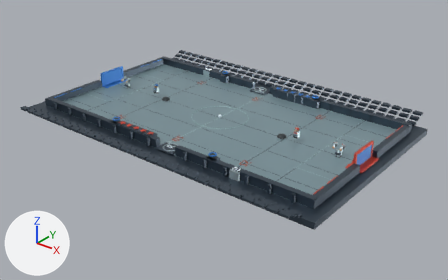
Renders of the Blender file assets/speedball.blend from each side of a commit.
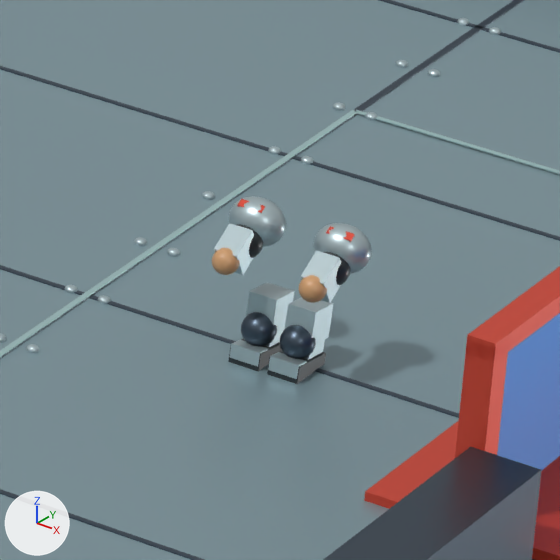
The first picture shows the older version from a camera (50 mm lens) standing at (48.3, -59.5, 33.8) and looking at (1.4, -0.9, -2.6). The close-ups show the older and then the newer version on the part from 70% to 81% of the width and 45% to 62% of the height of that picture. Only the edits that show in the close-ups are written down. Arrows for +X, +Y and +Z are at lower left; the lights stay in place.

Objects in the first close-up: 'End wall.002', 'Floor panel seam.004', 'Floor panel seam.008', 'Goal box.003', 'Goal crossbar.001', 'Goal floor.001', 'Goal upright.002', 'GoalShield_21', 'Playing surface', 'Silver shoulder pad.002', 'Silver shoulder pad.003', 'Thigh.003' and 36 more.
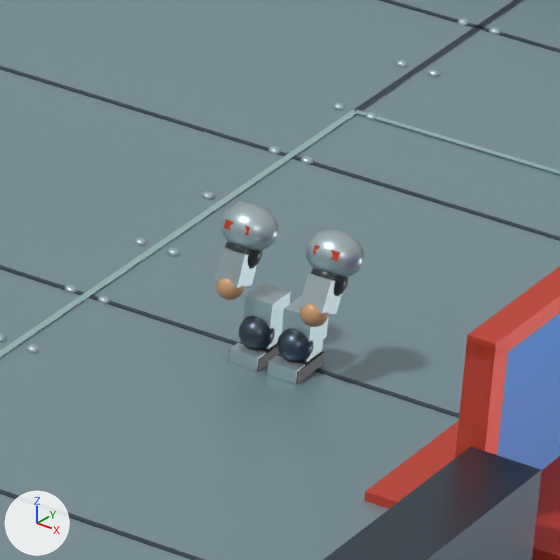
ob_athletepose_001 is not drawn itself; it is the parent of ob_abdominal_rib_002, ob_abdominal_rib_003, ob_arm_1_001, ob_arm__1_001, ob_brow_guard_001, ob_dark_eye_opening_001, ob_head_001, ob_helmet_crown_stripe_001.
ob_arm_1_001 is not drawn itself; it is the parent of ob_bicep_002, ob_forearm_armor_002, ob_hand_002, ob_shoulder_team_band_002, ob_silver_shoulder_pad_002.
ob_arm__1_001 is not drawn itself; it is the parent of ob_bicep_003, ob_forearm_armor_003, ob_hand_003, ob_shoulder_team_band_003, ob_silver_shoulder_pad_003.

Where the change shows, as pixel boxes [x1, y1, x2, y2] in the close-ups (560 x 560 px):
'Silver shoulder pad.002', turned
    before: [313, 223, 372, 273]
    after: [305, 230, 365, 277]
'Silver shoulder pad.003', turned
    before: [229, 196, 286, 247]
    after: [220, 203, 279, 251]
'Forearm armor.002', turned
    before: [301, 250, 341, 303]
    after: [299, 273, 342, 314]
'Forearm armor.003', turned
    before: [214, 223, 254, 275]
    after: [215, 247, 257, 288]
'Thigh.002', turned
    before: [285, 297, 334, 344]
    after: [282, 296, 329, 346]
'Thigh.003', turned
    before: [246, 282, 295, 331]
    after: [243, 283, 291, 333]
'Knee.002', turned
    before: [280, 325, 316, 359]
    after: [277, 329, 313, 362]
'Knee.003', turned
    before: [241, 312, 277, 346]
    after: [239, 316, 275, 350]
'Hand.002', turned
    before: [299, 275, 327, 303]
    after: [300, 304, 328, 327]
'Hand.003', turned
    before: [212, 248, 240, 275]
    after: [216, 278, 244, 300]
'Steel toe.002', turned
    before: [268, 352, 307, 379]
    after: [267, 355, 305, 384]
'Steel toe.003', turned
    before: [230, 340, 268, 367]
    after: [229, 343, 266, 371]
'Boot.002', turned
    before: [267, 351, 326, 384]
    after: [267, 351, 325, 384]
'Bicep.002', turned
    before: [323, 252, 351, 285]
    after: [311, 268, 348, 296]
'Bicep.003', turned
    before: [237, 224, 263, 258]
    after: [225, 241, 262, 269]
'Boot.003', turned
    before: [228, 338, 282, 371]
    after: [228, 341, 280, 371]
'Shoulder team band.002', turned
    before: [326, 226, 355, 242]
    after: [313, 245, 341, 261]
'Shin.002', turned (mostly hidden)
    before: [304, 340, 325, 360]
    after: [304, 340, 323, 362]
'Shoulder team band.003', turned
    before: [237, 199, 265, 213]
    after: [224, 219, 250, 235]
'Shin.003', turned (mostly hidden)
    before: [266, 328, 285, 347]
    after: [264, 329, 282, 349]

The change, as a list of edits to the scene's bpy script:
```text
Change ob_athletepose_001:
    ob_athletepose_001.rotation_euler: (-0.12, 0.0, 0.0) -> (0.0, 0.0, 0.0)  # degrees (-6.9, 0, 0) -> degrees (0, 0, 0)
Change ob_arm_1_001:
    ob_arm_1_001.rotation_euler: (-0.9, 0.0, 0.0) -> (-0.4, 0.0, 0.0)  # degrees (-52, 0, 0) -> degrees (-23, 0, 0)
Change ob_arm__1_001:
    ob_arm__1_001.rotation_euler: (-0.9, 0.0, 0.0) -> (-0.3, 0.0, 0.0)  # degrees (-52, 0, 0) -> degrees (-17, 0, 0)
```
